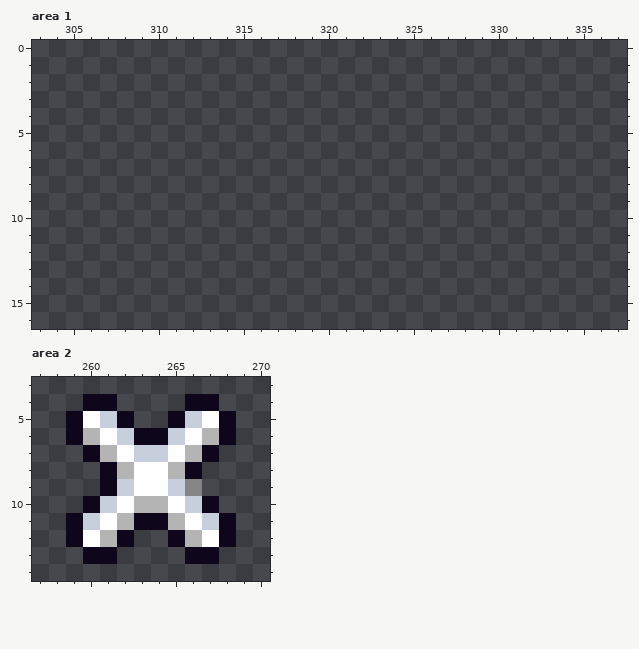
Edited in one commit: pixel-art file (core/assets/ase/ui.ase). That is the earlier state.
512x256 pixels, 1 frame. Colours within 5 levels of each other are drawn and written as one. Shown: area 1: x 303..337, y 0..16; area 2: x 257..270, y 3..14. The commit also changed other parts of the picture, which this record leaves out.
The result:
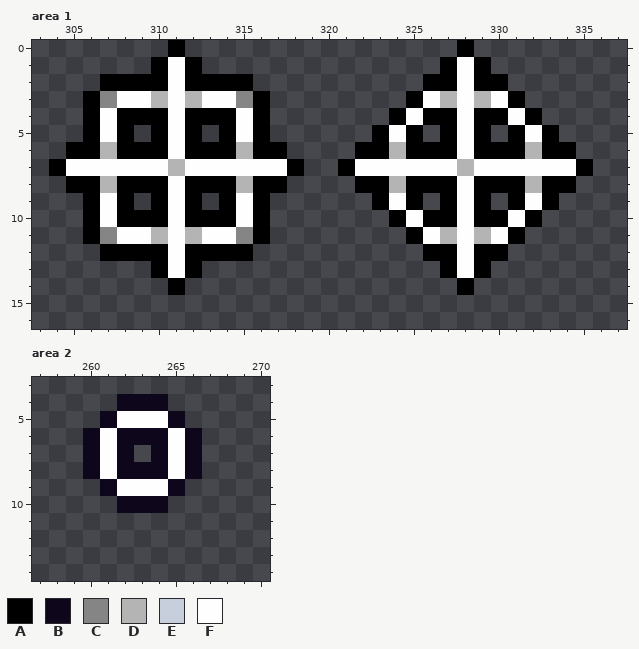
Palette (. is transparent): A #000000  B #0e071b  C #858585  D #b4b4b4  E #c7cfdd  F #fefefe
Difference:
--- area 1, layer "Layer 1"
@@ x 303..337 @@
- 0 ...................................
- 1 ...................................
- 2 ...................................
- 3 ...................................
- 4 ...................................
- 5 ...................................
- 6 ...................................
- 7 ...................................
- 8 ...................................
- 9 ...................................
-10 ...................................
-11 ...................................
-12 ...................................
-13 ...................................
-14 ...................................
+ 0 ........A................A.........
+ 1 .......AFA..............AFA........
+ 2 ....AAAAFAAAA..........AAFAA.......
+ 3 ...ACFFDFDFFCA........AFDFDFA......
+ 4 ...AFAAAFAAAFA.......AFAAFAAFA.....
+ 5 ...AFA.AFA.AFA......AFA.AFA.AFA....
+ 6 ..AADAAAFAAADAA....AADAAAFAAADAA...
+ 7 .AFFFFFFDFFFFFFA..AFFFFFFDFFFFFFA..
+ 8 ..AADAAAFAAADAA....AADAAAFAAADAA...
+ 9 ...AFA.AFA.AFA......AFA.AFA.AFA....
+10 ...AFAAAFAAAFA.......AFAAFAAFA.....
+11 ...ACFFDFDFFCA........AFDFDFA......
+12 ....AAAAFAAAA..........AAFAA.......
+13 .......AFA..............AFA........
+14 ........A................A.........
 15 ...................................
--- area 2, layer "Layer 1"
@@ x 257..270 @@
  3 ..............
- 4 ...BB....BB...
- 5 ..BFEB..BEFB..
- 6 ..BDFEBBEFDB..
- 7 ...BDFEEFDB...
- 8 ....BDFFDB....
- 9 ....BEFFEC....
-10 ...BEFDDFEB...
-11 ..BEFDBBDFEB..
-12 ..BFDB..BDFB..
-13 ...BB....BB...
+ 4 .....BBB......
+ 5 ....BFFFB.....
+ 6 ...BFBBBFB....
+ 7 ...BFB.BFB....
+ 8 ...BFBBBFB....
+ 9 ....BFFFB.....
+10 .....BBB......
+11 ..............
+12 ..............
+13 ..............
 14 ..............
